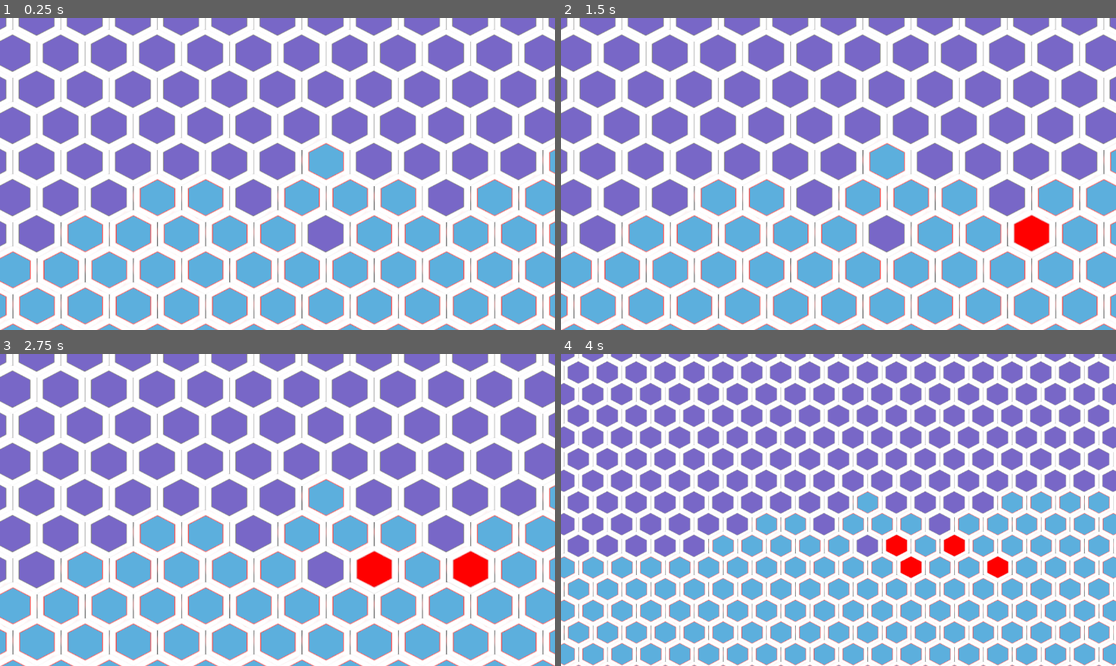
Above: before the commit, frames 1-4 (two rows, left to right).
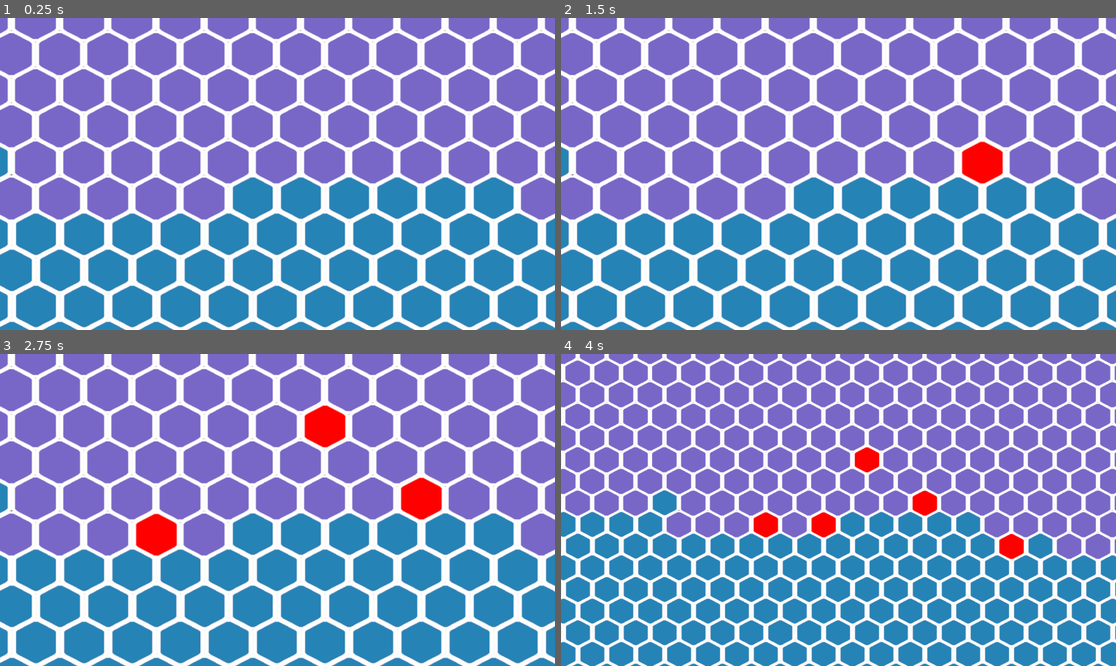
Above: after the commit, the same moments.

Repository: DragonCat4012/Shyv_Game
Game: Godot game, scene res://Scenes/map.tscn
Same seed, same stepped clock (60 frames per second), same inputs: the game is played once before the commit and once after it.
Inputs (mouse positions are in pixels of both pictures, inside the frame that each line leads up to):
- Up to frame 1 (0.25 s): no input
- Up to frame 2 (1.5 s): tap Enter at 0.5 s; move the mouse to (960, 158) at 0.52 s; click (960, 158) at 0.6 s; tap Middle mouse button (zoom_reset) at 1.25 s; move the mouse to (727, 189) at 1.27 s; right-click (727, 189) at 1.35 s
- Up to frame 3 (2.75 s): click (166, 525) at 1.55 s; tap Middle mouse button (zoom_reset) at 2 s; move the mouse to (333, 441) at 2.02 s; click (333, 441) at 2.1 s
- Up to frame 4 (4 s): tap Middle mouse button (zoom_reset) at 2.75, 3.5 s; move the mouse to (810, 572) at 2.77 s; tap Mouse wheel up (zoom_in) at 2.85 s; click (810, 572) at 3.05 s; move the mouse to (1005, 556) at 3.52 s; tap Mouse wheel down (zoom_out) at 3.6 s; click (1005, 556) at 3.8 s

The runs differ from the first frame. In frame 1, 52% of the frame differs, in the area x 0-100%, y 0-100%; in frame 2, 53%; in frame 3, 53%; in frame 4, 56%.

Commit message:
Clickable tiles

Diff:
--- a/Scenes/MapScene.gd
+++ b/Scenes/MapScene.gd
@@ -18,20 +18,17 @@
 
 func _input(event):
 	if(Input.is_action_just_released("left_click")):
+		tile_map.local_to_map(to_local(get_global_mouse_position()))
 		_translate_global_to_tile(get_global_mouse_position())
-		#var tile = local_to_map(get_global_mouse_position());
-				#something here to get the clicked physics layer?
 
 func _translate_global_to_tile(global: Vector2):
-	var tilePos = round(global / 125 / 2)
-	print(global, " -> ",tilePos)
+	var tilePos = tile_map.local_to_map(to_local(global))
 	tile_map.set_cell(0, tilePos, source_id, select_atlas)
-	pass
 
 func _generate_world():
 	for x in range(-width/2 , width/2):
 		for y in range(-height/2, height/2):
-			var noiseValue := noise.get_noise_2d(x, y)
+			var noiseValue := noise.get_noise_2d(2*x, 2*y)
 			if noiseValue >= 0.0: # land
 				tile_map.set_cell(0, Vector2(x,y), source_id, land_atlas)
 			elif noiseValue < 0.0: # water
--- a/Scenes/map.tscn
+++ b/Scenes/map.tscn
@@ -12,8 +12,8 @@
 [sub_resource type="FastNoiseLite" id="FastNoiseLite_41tvk"]
 
 [sub_resource type="NoiseTexture2D" id="NoiseTexture2D_g14po"]
-width = 300
-height = 300
+width = 200
+height = 200
 color_ramp = SubResource("Gradient_6mp1p")
 noise = SubResource("FastNoiseLite_41tvk")
 
Binary file changed: Graphics/Tiles.png
